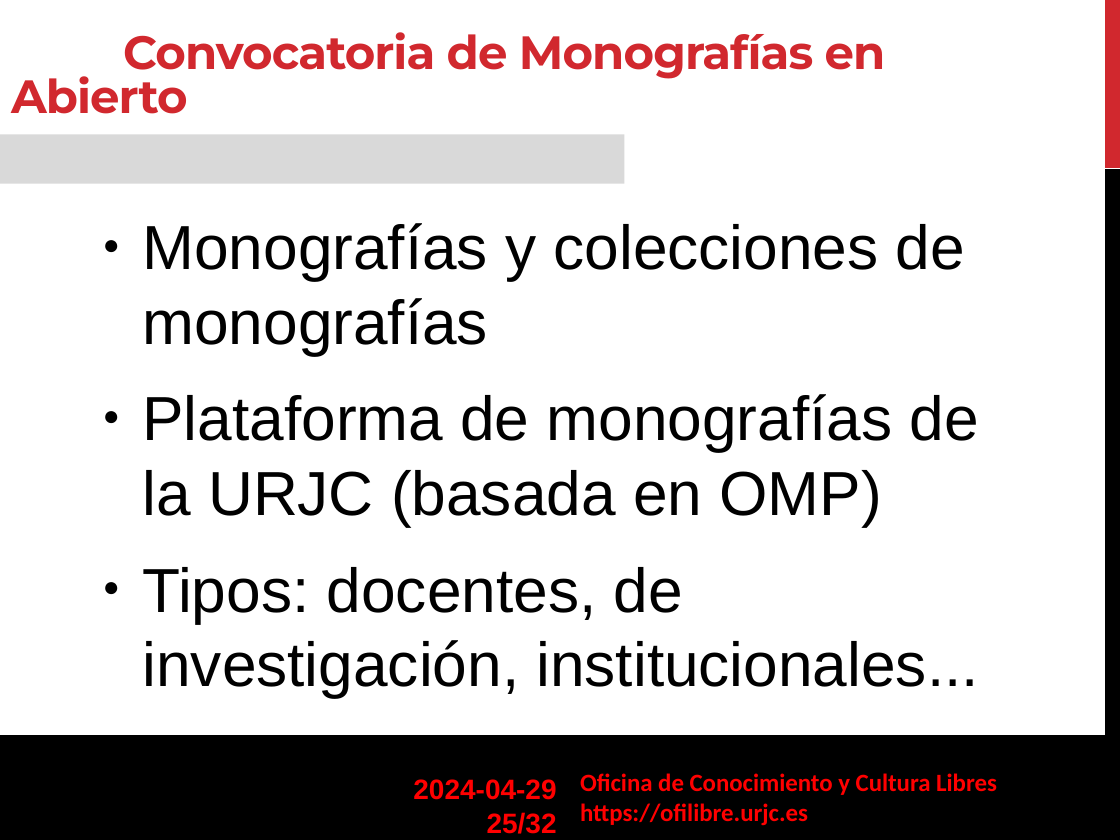
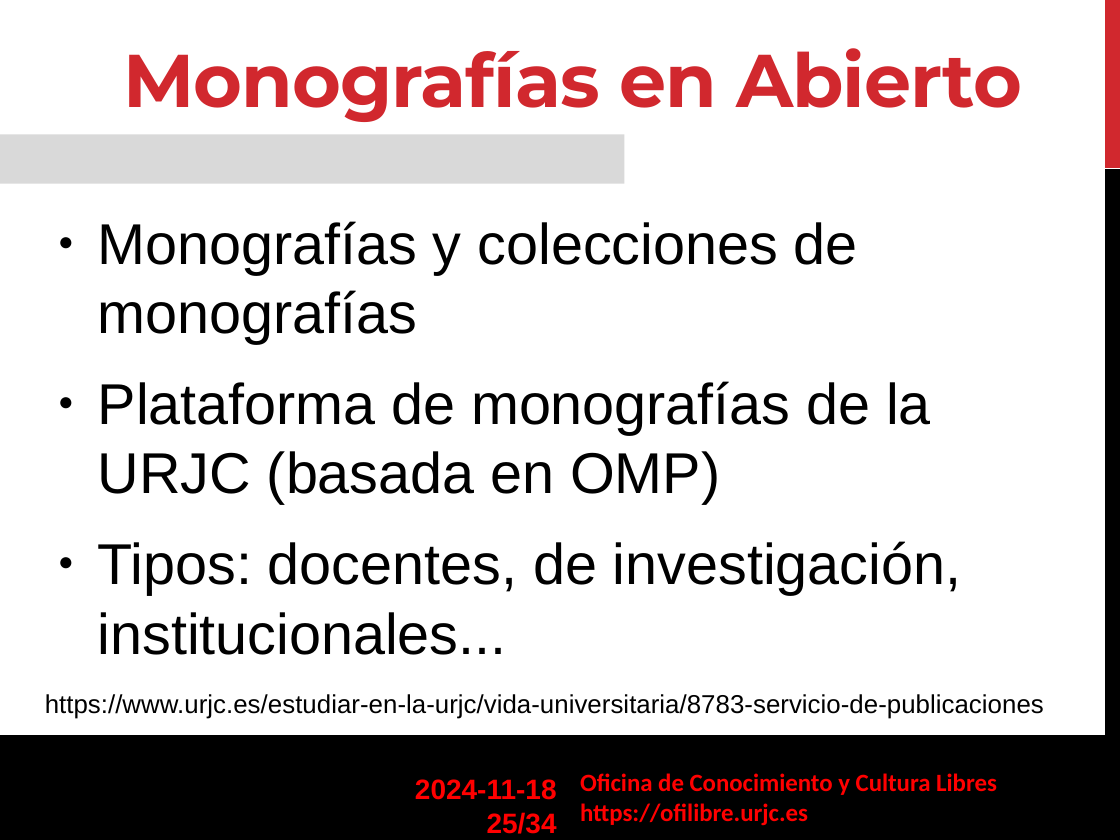
Before and after one commit to roberto-red/ofilibre, a slide deck: slide 25 of static/transpas/ofilibre/Ofilibre-presentacion.odp. Drawn at 1120x840 pixels with LibreOffice and Linux fonts; fonts in the diff are those of the drawing; background and template pictures are left out. Boxes give left, top, right and bottom in pixels: in the first picture for what was removed or moved away, otherwise in the second. Text is boxed around its words. In the diff, an @@ line names an element or a change of style, - is before the commit and + after.

```diff
--- a/static/transpas/ofilibre/Ofilibre-presentacion.odp
+++ b/static/transpas/ofilibre/Ofilibre-presentacion.odp
@@ text at box(123, 48, 1022, 122): text changed; size 30 to 48 pt @@
-Convocatoria de Monografías en Abierto
+Monografías en Abierto
@@ text "Monografías y colecciones de monografías": place and size @@
-text "Monografías y colecciones de monografías" at box(143, 223, 979, 697)
+text "Monografías y colecciones de monografías" at box(45, 221, 1044, 719)
@@ text at box(98, 221, 961, 655): size 40 to 37 pt in "Monografías y colecciones de monografías", "Plataforma de monografías de la URJC (basada ...", "Tipos: docentes, de investigación, institucionales..." @@
@@ text at box(45, 694, 1044, 719): paragraph added @@
+https://www.urjc.es/estudiar-en-la-urjc/vida-universitaria/8783-servicio-de-publicaciones
@@ text at box(415, 779, 557, 834): text changed @@
-2024-04-29
-25/32
+2024-11-18
+25/34
```
Also in this commit, not shown: 5 other slides changed, 2 slides added, 1 other file.
